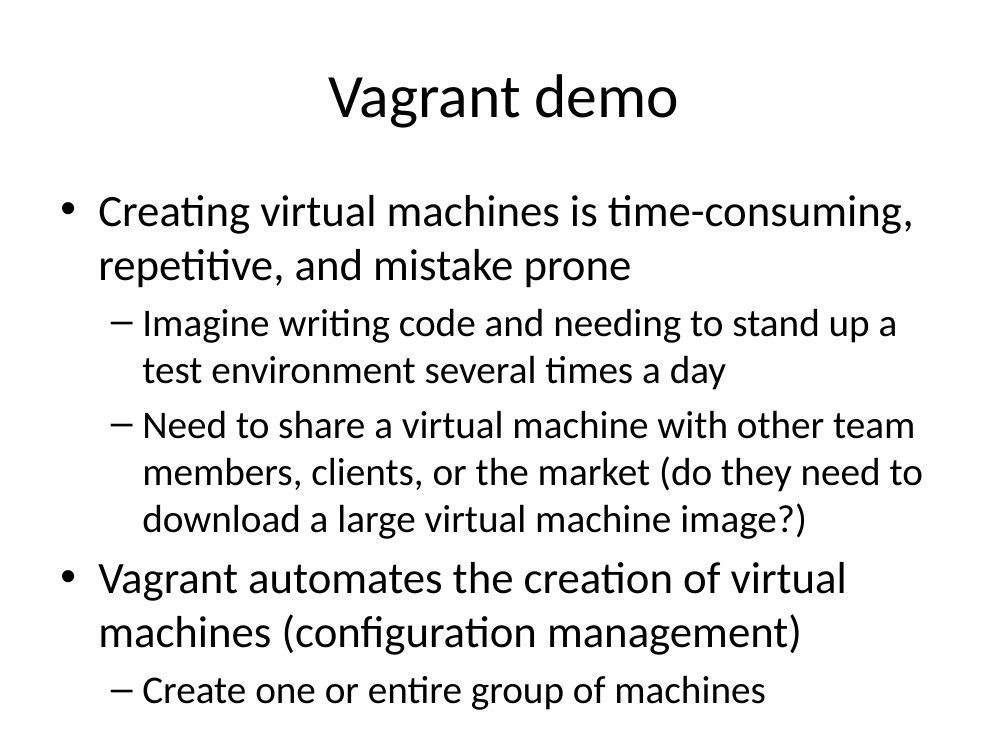
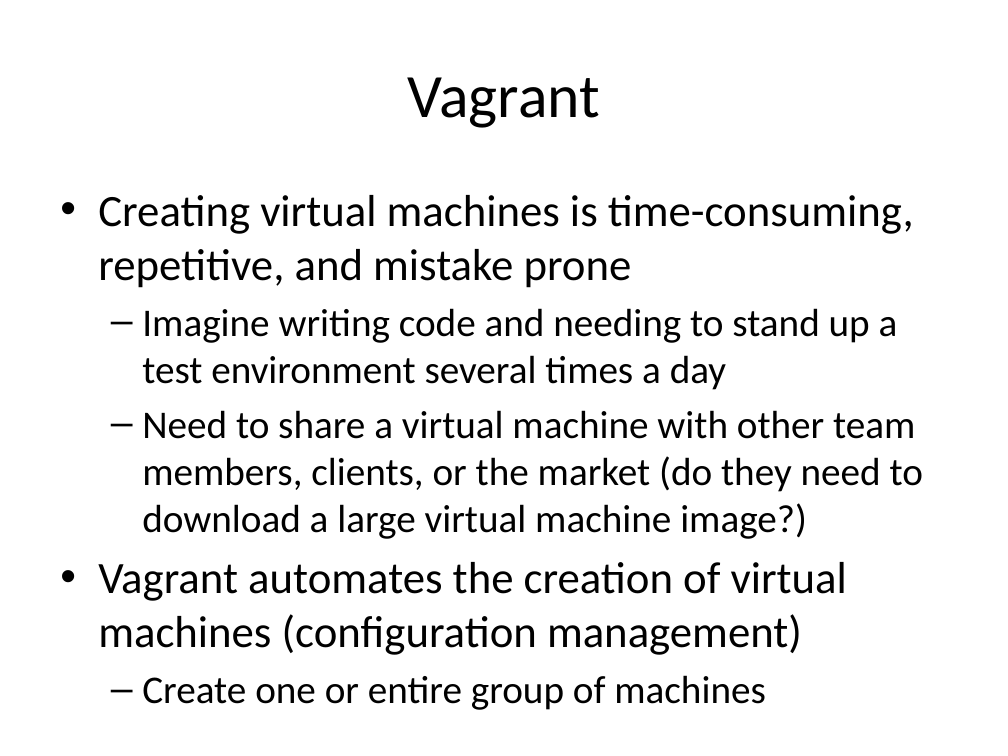
Before and after one commit to jasondbaker/infrastructure-class, a slide deck: slide 41 of infrastructure-week-3.pptx (slide 40 before the commit). Drawn at 1008x756 pixels with LibreOffice and Linux fonts; fonts in the diff are those of the drawing. Boxes give left, top, right and bottom in pixels: in the first picture for what was removed or moved away, otherwise in the second. Text is boxed around its words. In the diff, an @@ line names an element or a change of style, - is before the commit and + after.

```diff
--- a/infrastructure-week-3.pptx
+++ b/infrastructure-week-3.pptx
@@ title at <box>408,77,600,128</box>: text changed @@
-Vagrant demo
+Vagrant
```
Also in this commit, not shown: 7 other slides changed, 3 slides added, 2 slides removed, 32 other files.
